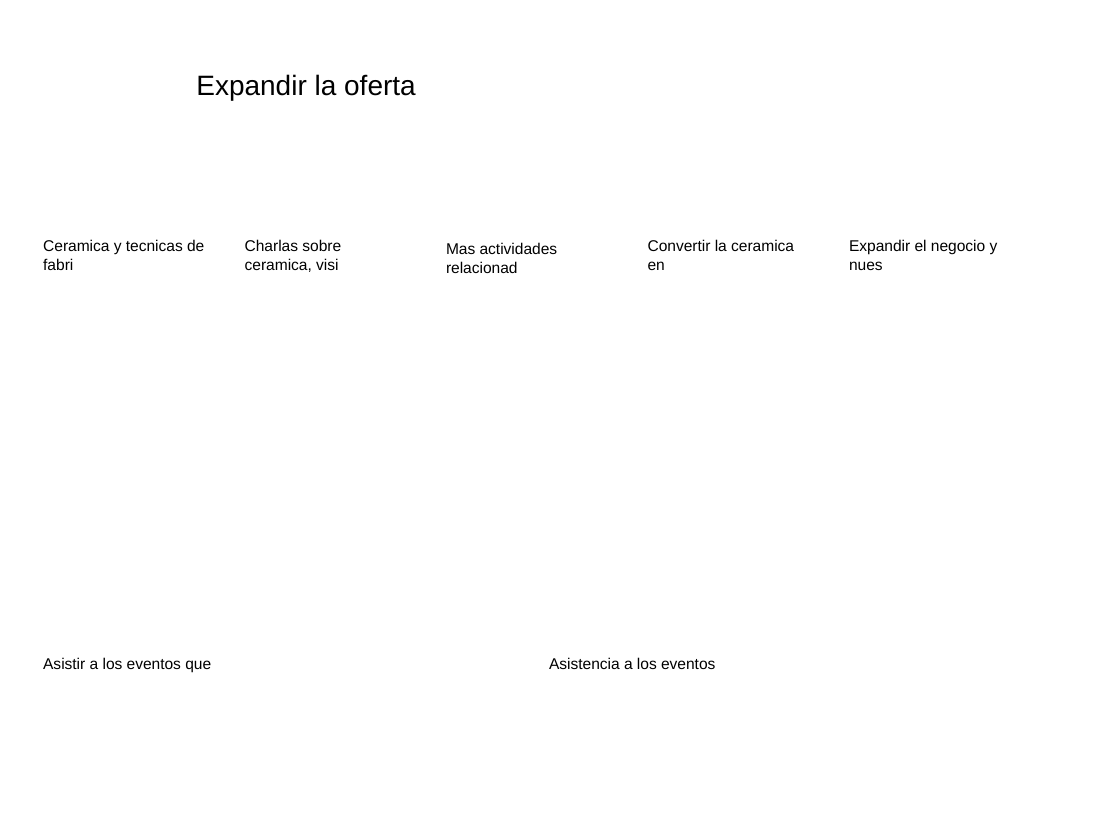
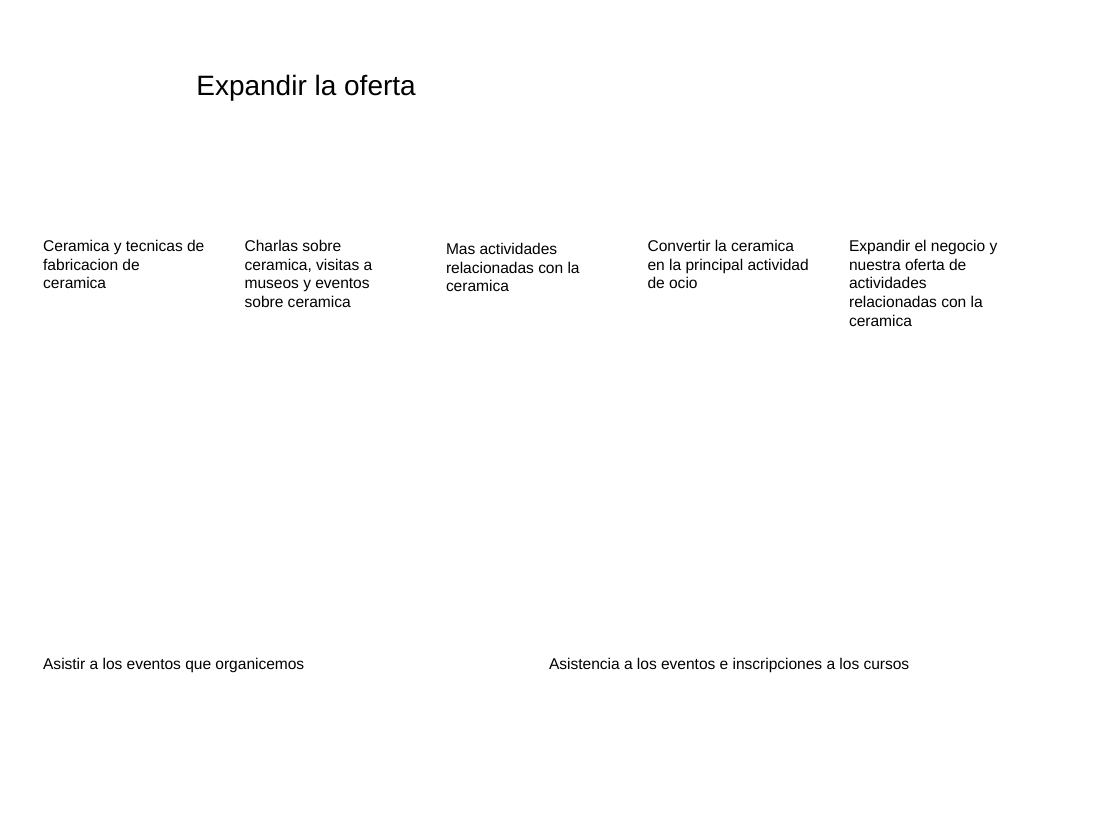
Before and after one commit to PalmeraFosforita/UX_CaseStudy, a slide deck: slide 1 of P2/scope_canvas.odp. Drawn at 1120x840 pixels with LibreOffice and Linux fonts; fonts in the diff are those of the drawing; background and template pictures are left out. Boxes give left, top, right and bottom in pixels: in the first picture for what was removed or moved away, otherwise in the second. Text is boxed around its words. In the diff, an @@ line names an element or a change of style, - is before the commit and + after.

```diff
--- a/P2/scope_canvas.odp
+++ b/P2/scope_canvas.odp
@@ text at (43,239,204,288): text changed @@
-Ceramica y tecnicas de fabri
+Ceramica y tecnicas de fabricacion de ceramica
@@ text at (245,239,373,307): text changed @@
-Charlas sobre ceramica, visi
+Charlas sobre ceramica, visitas a museos y eventos sobre ceramica
@@ text at (648,239,809,288): text changed @@
-Convertir la ceramica en
+Convertir la ceramica en la principal actividad de ocio
@@ text at (849,239,998,326): text changed @@
-Expandir el negocio y nues
+Expandir el negocio y nuestra oferta de actividades relacionadas con la ceramica
@@ text at (446,242,580,291): text changed @@
-Mas actividades relacionad
+Mas actividades relacionadas con la ceramica
@@ text at (43,657,304,672): text changed @@
-Asistir a los eventos que
+Asistir a los eventos que organicemos
@@ text at (549,657,910,672): text changed @@
-Asistencia a los eventos
+Asistencia a los eventos e inscripciones a los cursos
```
Also in this commit, not shown: 2 other files.
